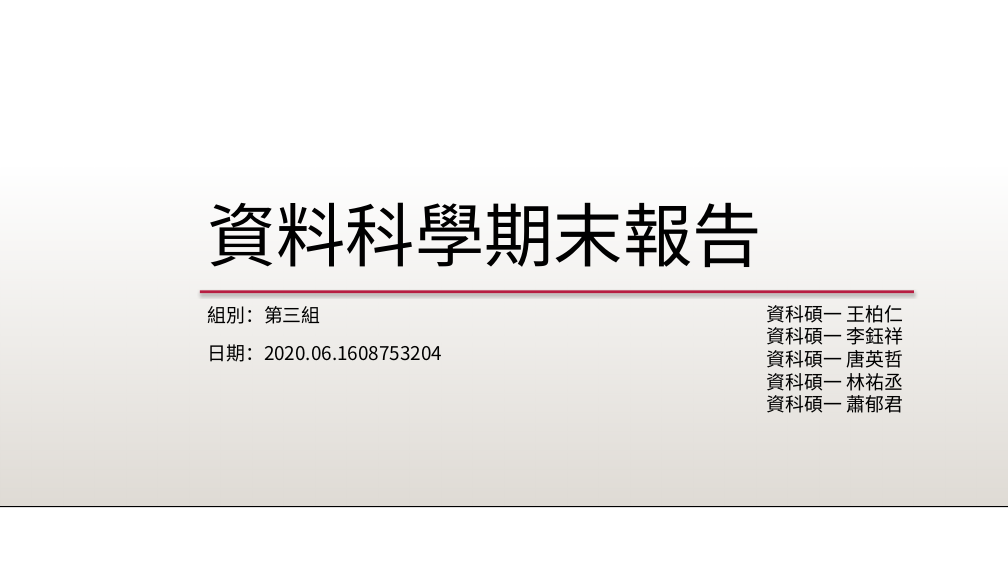
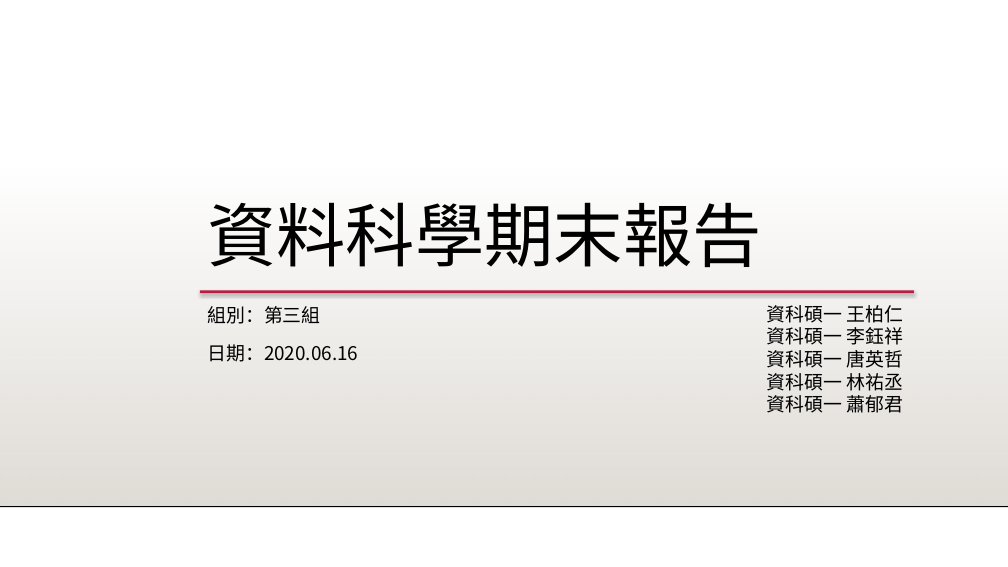
Before and after one commit to 1082-datascience/finalproject-finalproject-1082ds_group3, a slide deck: slide 1 of docs/1082_datascience_FP_3.pptx. Drawn at 1008x567 pixels with LibreOffice and Linux fonts; fonts in the diff are those of the drawing; background and template pictures are left out. Boxes give left, top, right and bottom in pixels: in the first picture for what was removed or moved away, otherwise in the second. Text is boxed around its words. In the diff, an @@ line names an element or a change of style, - is before the commit and + after.

```diff
--- a/docs/1082_datascience_FP_3.pptx
+++ b/docs/1082_datascience_FP_3.pptx
@@ text at (207,344,358,362): text changed @@
-日期：2020.06.1608753204
+日期：2020.06.16
```
Also in this commit, not shown: 38 other slides changed.
